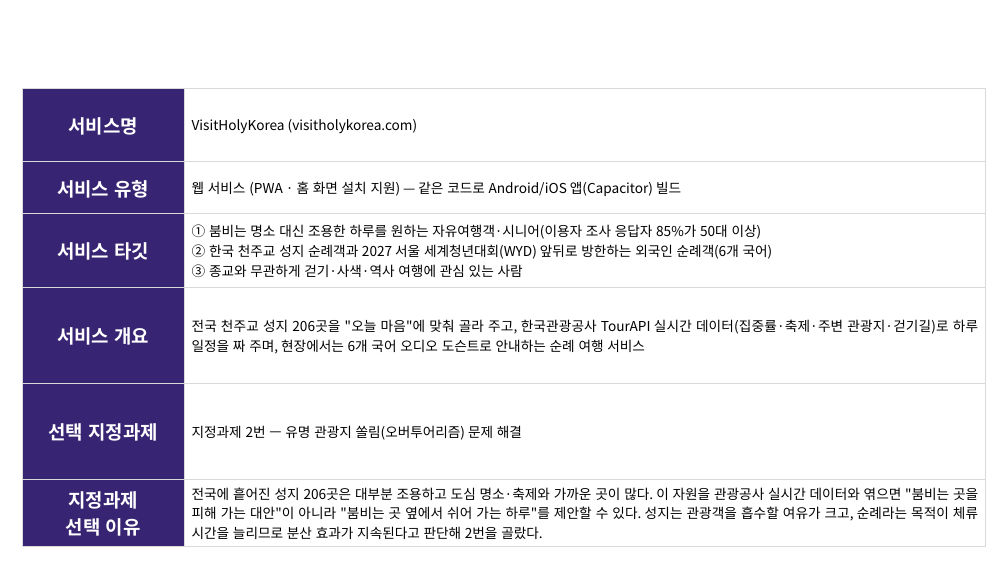
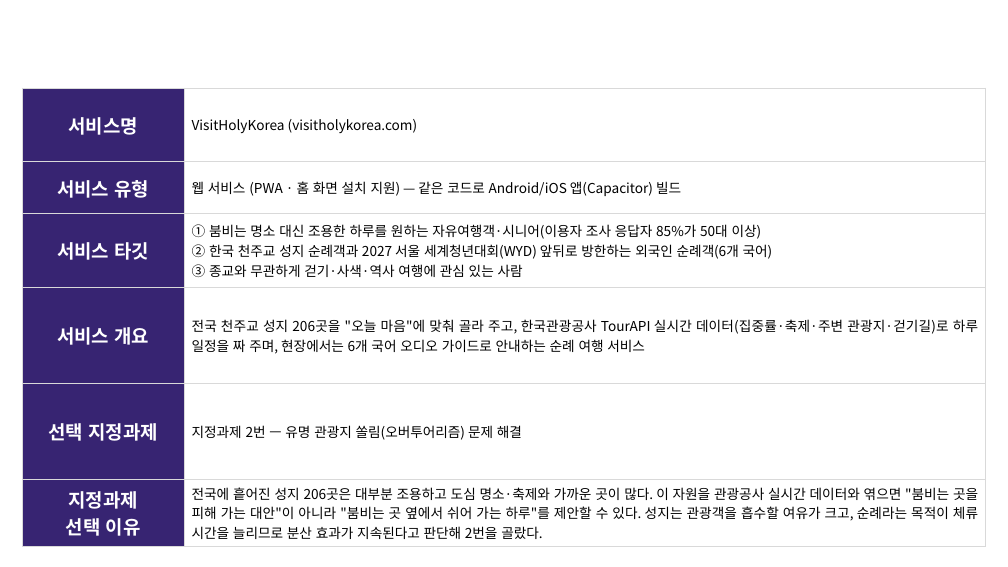
Before and after one commit to linkcontent7-huisun/visitholykorea, a slide deck: slide 2 of docs/10-product/공모전/원본-공모전제출/기능설명서_2026-09-20.pptx. Drawn at 1008x567 pixels with LibreOffice and Linux fonts; fonts in the diff are those of the drawing; background and template pictures are left out. Boxes give left, top, right and bottom in pixels: in the first picture for what was removed or moved away, otherwise in the second. Text is boxed around its words. In the diff, an @@ line names an element or a change of style, - is before the commit and + after.

```diff
--- a/docs/10-product/공모전/원본-공모전제출/기능설명서_2026-09-20.pptx
+++ b/docs/10-product/공모전/원본-공모전제출/기능설명서_2026-09-20.pptx
@@ table at (23,88,986,556) @@
@@ row 4, column 2: "전국 천주교 성지 206곳을 "오늘 마음"에 맞춰 골라 주고, 한국관광공사 TourAPI 실시간 데이터(집중률·축제·주변 관광지·걷기길)로 하루 일정을 짜 주며, 현장에서는 6개 국어 오디오 도슨트로 안내하는 순례 여행 서비스" to "전국 천주교 성지 206곳을 "오늘 마음"에 맞춰 골라 주고, 한국관광공사 TourAPI 실시간 데이터(집중률·축제·주변 관광지·걷기길)로 하루 일정을 짜 주며, 현장에서는 6개 국어 오디오 가이드로 안내하는 순례 여행 서비스" @@
```
Also in this commit, not shown: 7 other slides changed, 1 other file.
